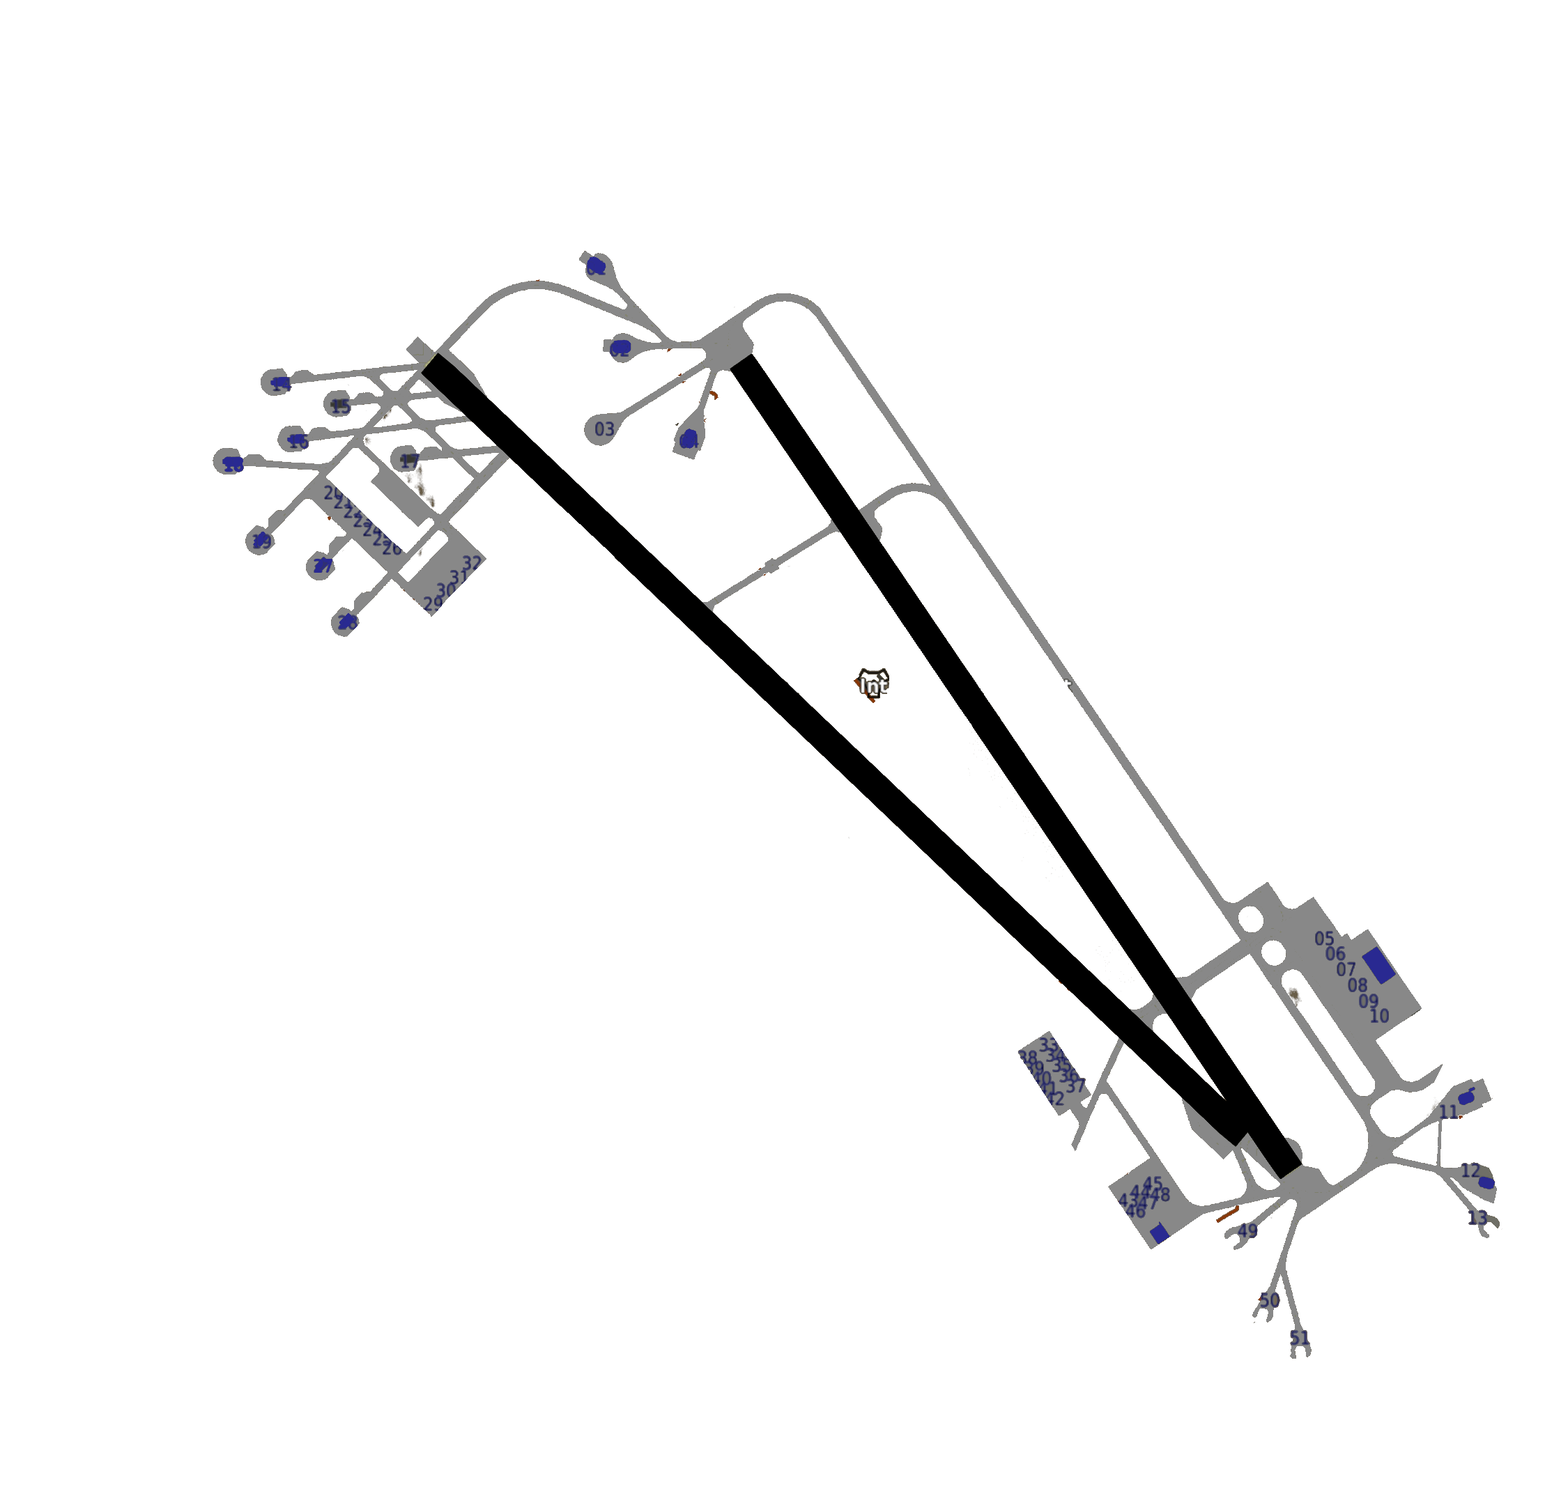
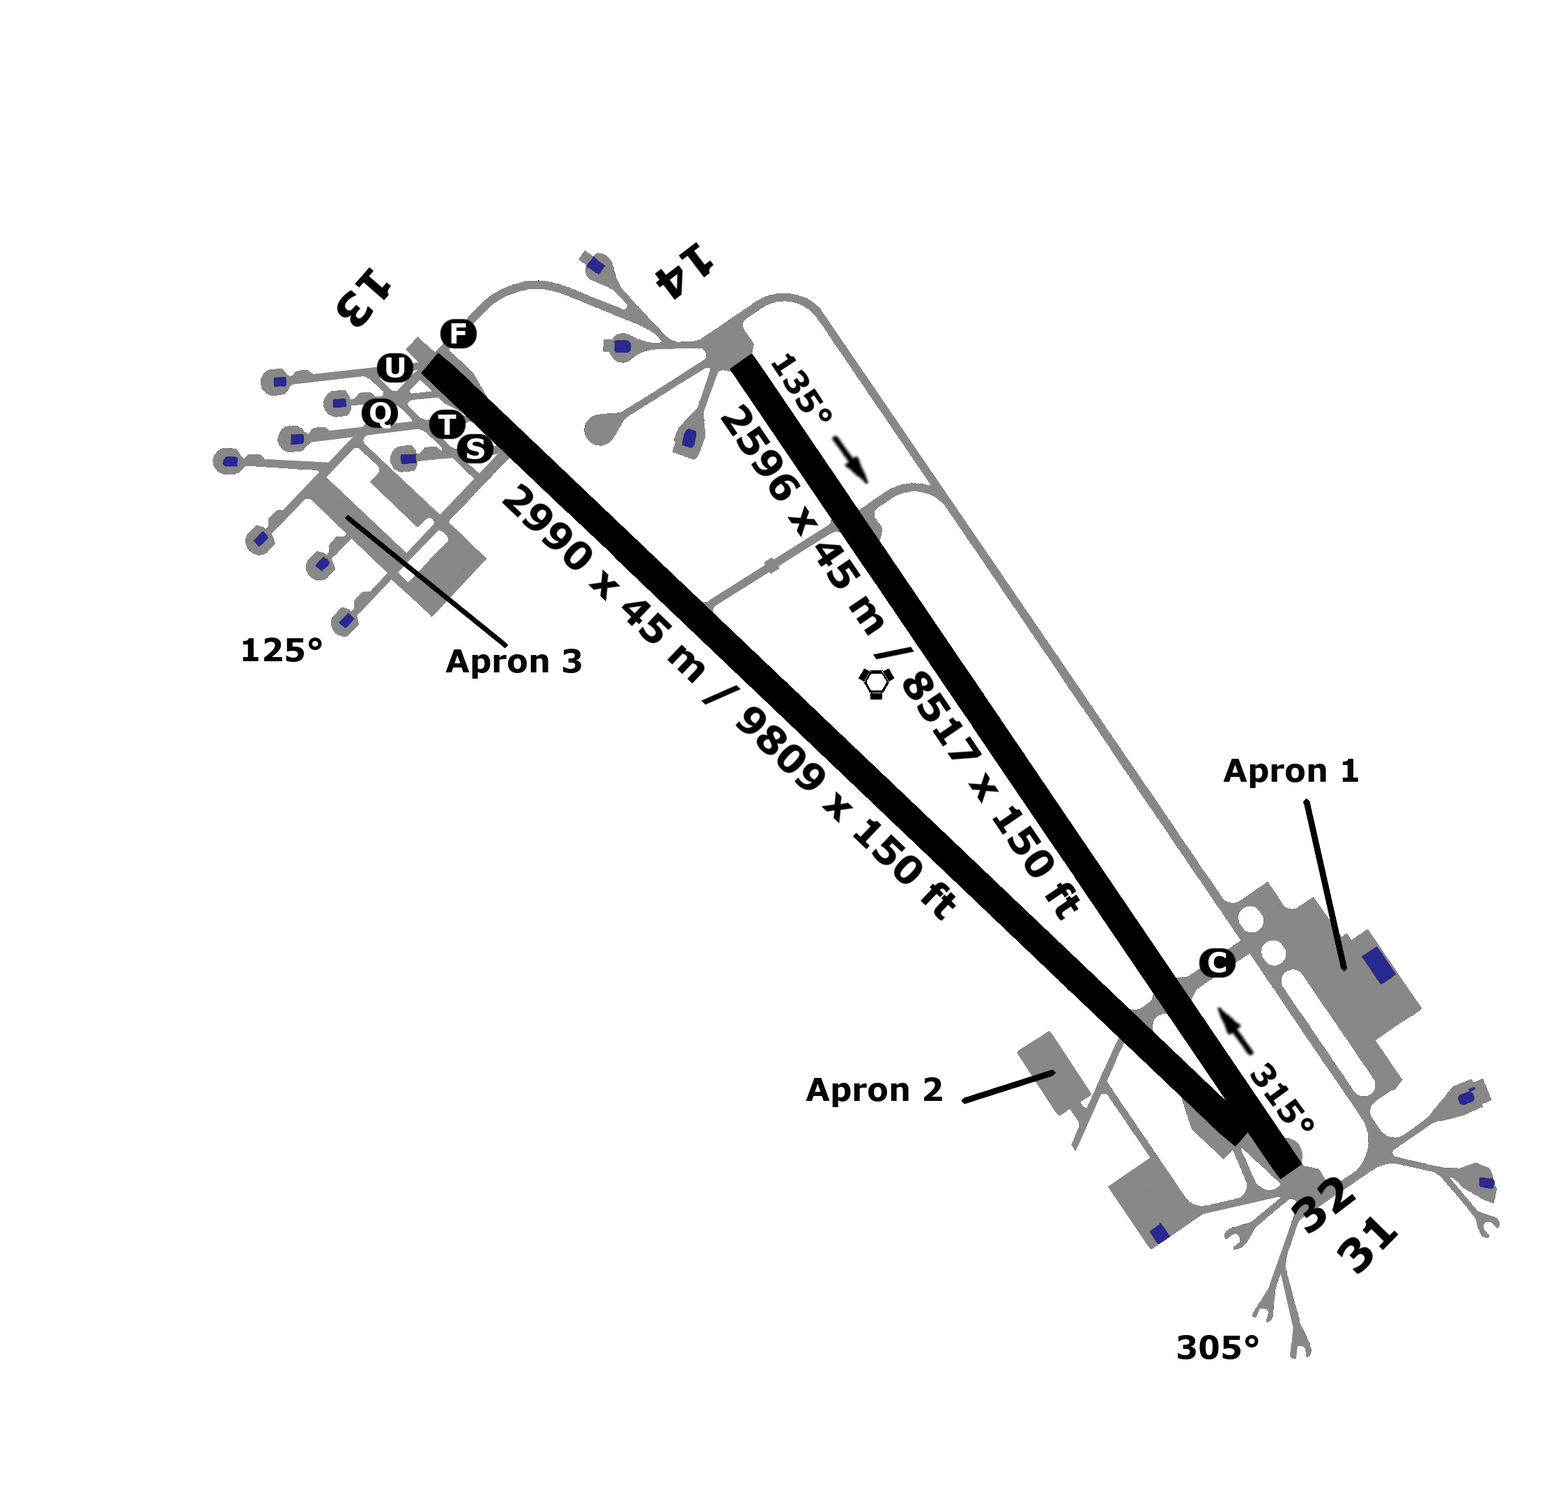
The second 1568 x 1505 image is a revision of the first. Changes to its layers:
added layer "32" above "14" over left=1289, top=1176, right=1357, bottom=1235
added layer "14" above "13" over left=654, top=241, right=715, bottom=301
added layer "13" above "31" over left=336, top=266, right=392, bottom=328
added layer "31" above "Pasted Layer copy #5" over left=1335, top=1216, right=1399, bottom=1276
added layer "Pasted Layer copy #5" above "Pasted Layer copy #4" over left=829, top=433, right=871, bottom=486
added layer "Pasted Layer copy #4" above "Visible copy" over left=1215, top=1005, right=1256, bottom=1058
added group "Layer Group copy #50" with 2 layers above "Layer Group copy #49" over left=456, top=433, right=495, bottom=465
added layer "E #43" in group "Layer Group copy #50" over left=456, top=433, right=495, bottom=465
added group "Layer Group copy #48" with 2 layers above "Layer Group copy #47" over left=360, top=397, right=399, bottom=429
added layer "E #41" in group "Layer Group copy #48" over left=360, top=397, right=399, bottom=429
added layer "305°" above "315°" over left=1177, top=1335, right=1259, bottom=1360
added layer "315°" above "125°" over left=1249, top=1062, right=1315, bottom=1132
added layer "125°" above "135°" over left=242, top=637, right=322, bottom=663
added layer "135°" above "2990 x 45 m / 9809 x 150 ft" over left=770, top=352, right=833, bottom=423
added layer "2990 x 45 m / 9809 x 150 ft" above "2596 x 45 m / 8517 x 150 ft" over left=501, top=482, right=957, bottom=922
added layer "2596 x 45 m / 8517 x 150 ft" above "Apron 2" over left=719, top=403, right=1081, bottom=922
added layer "Apron 2" above "Apron 1" over left=805, top=1077, right=943, bottom=1108
added layer "Apron 1" above "Apron 3" over left=1223, top=758, right=1359, bottom=789
added layer "Apron 3" above "Visible" over left=445, top=648, right=582, bottom=679
painted on "Visible" over left=222, top=257, right=1503, bottom=1359
…and 15 more changes (15 added)